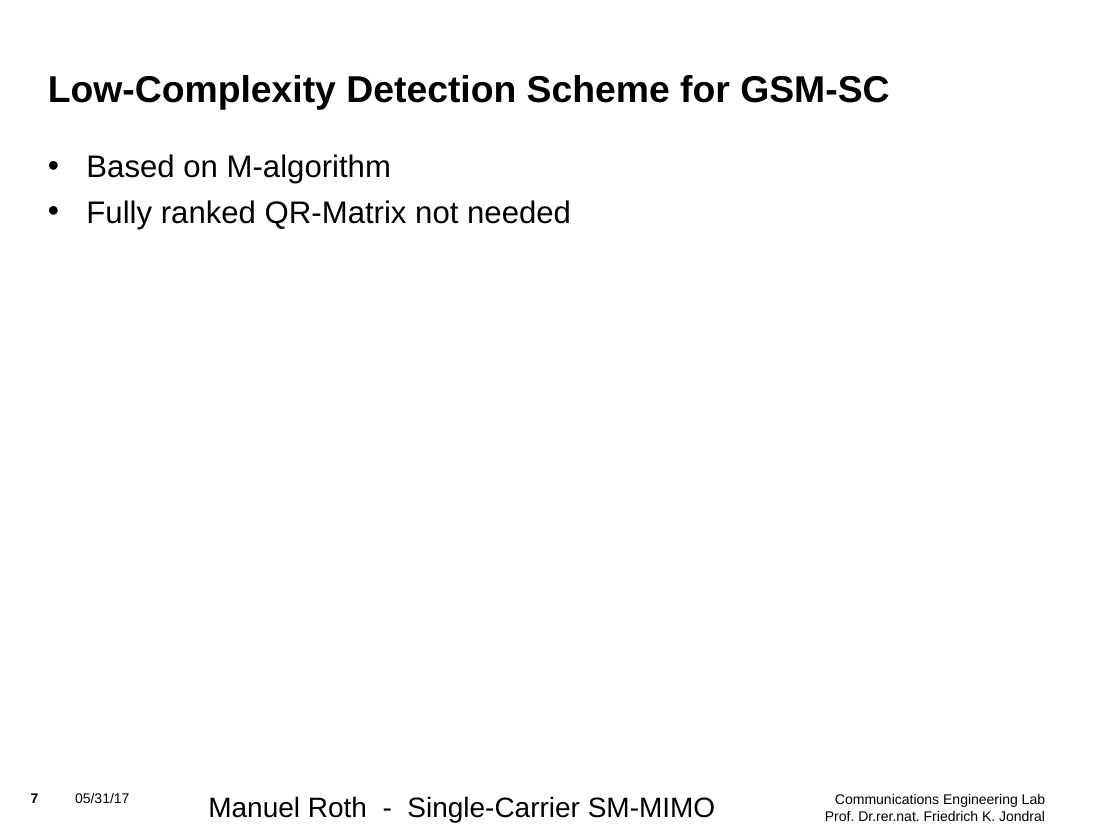
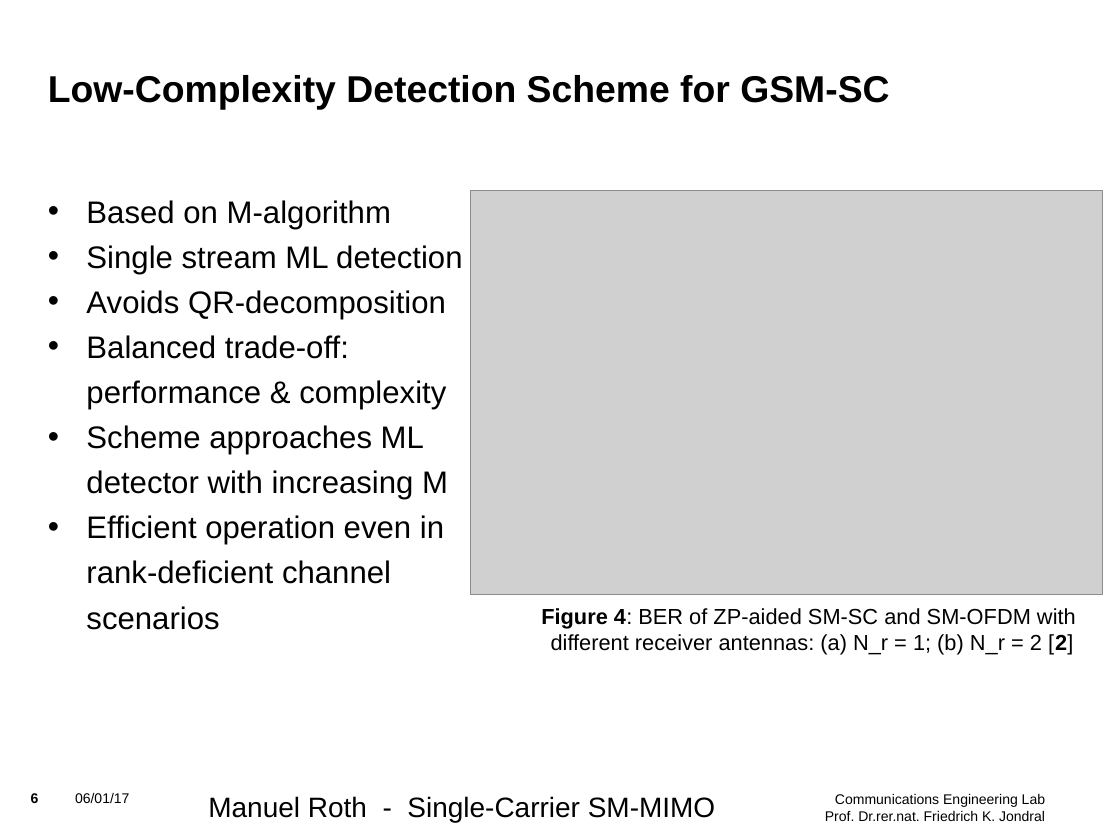
Before and after one commit to mnxx/sc-sm-transceiver, a slide deck: slide 6 of Literature_Research.odp (slide 7 before the commit). Drawn at 1120x840 pixels with LibreOffice and Linux fonts; fonts in the diff are those of the drawing; grey boxes stand for pictures; background and template pictures are left out. Boxes give left, top, right and bottom in pixels: in the first picture for what was removed or moved away, otherwise in the second. Text is boxed around its words. In the diff, an @@ line names an element or a change of style, - is before the commit and + after.

```diff
--- a/Literature_Research.odp
+++ b/Literature_Research.odp
@@ picture added at box(470, 190, 1102, 595) @@
@@ text at box(86, 245, 462, 630): text changed @@
-• Fully ranked QR-Matrix not needed
+• Single stream ML detection
+• Avoids QR-decomposition
+• Balanced trade-off:
+performance & complexity
+• Scheme approaches ML
+detector with increasing M
+• Efficient operation even in
+rank-deficient channel
+scenarios
@@ text added at box(541, 608, 1076, 655), 14 pt, text #000000 @@
+Figure 4: BER of ZP-aided SM-SC and SM-OFDM with
+different receiver antennas: (a) N_r = 1; (b) N_r = 2 [2]
@@ page number at box(31, 793, 39, 803): text changed @@
-7
+6
@@ text at box(75, 793, 129, 803): text changed @@
-05/31/17
+06/01/17
```
Also in this commit, not shown: 6 other slides changed, 1 slide added, 1 slide removed, 2 other files.
